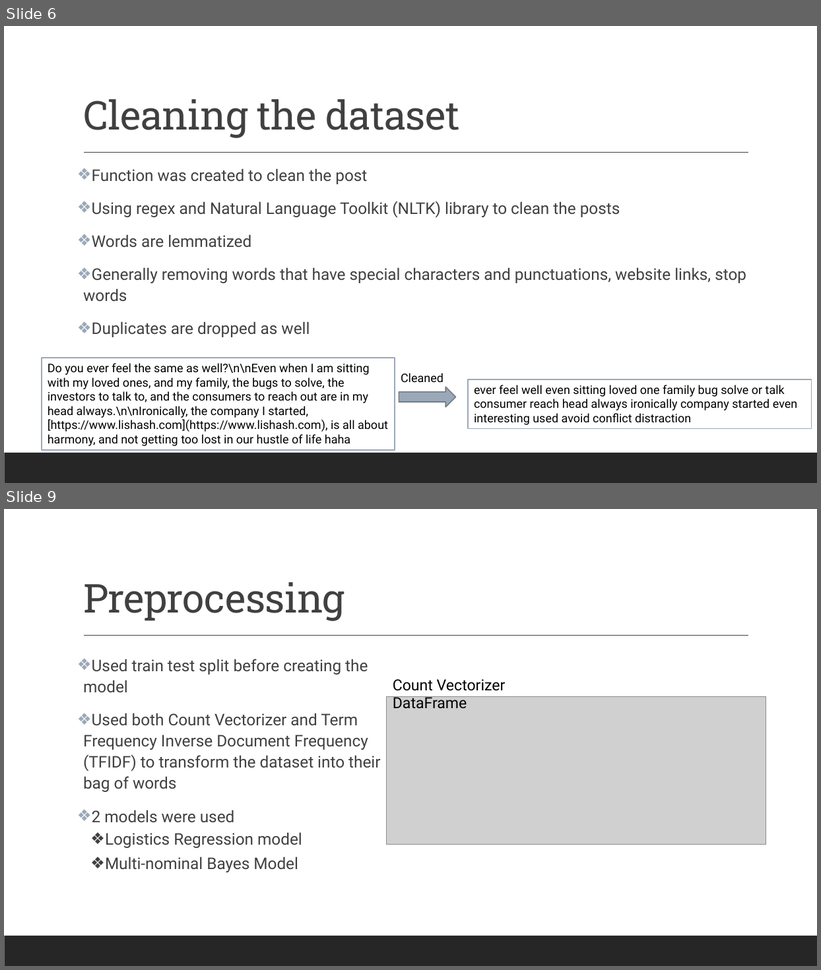
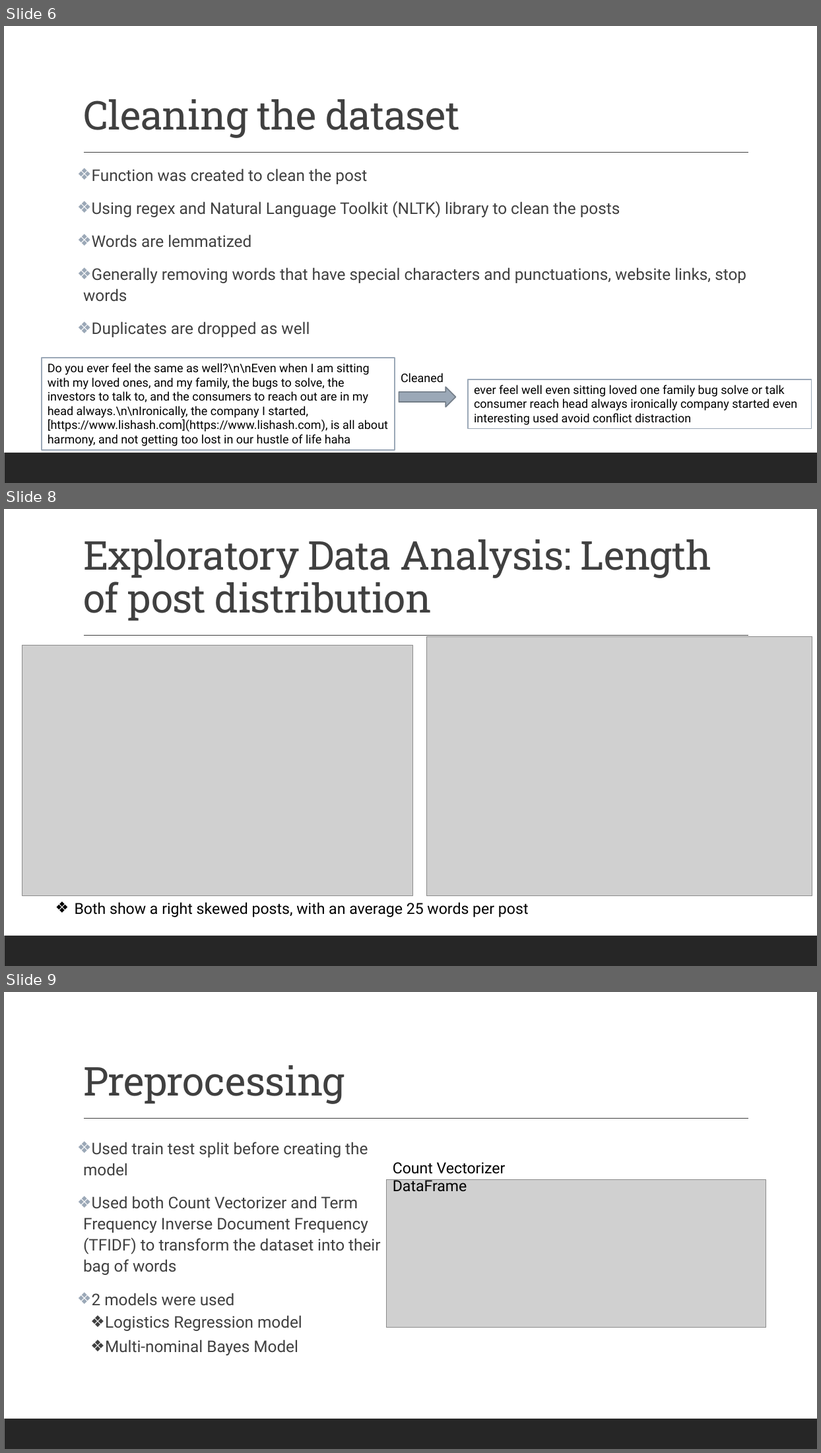
Before and after one commit to kumereshN/dsiprojects, a slide deck: project_3/Project_3_Kumeresh_Investing_vs_Entrepreneur.pptx. Shown one above the other, each under a label of ours: slides 6 and 9 before the commit, slides 6, 8 and 9 after it; the slides between them are not shown. The pictures are 821x970 and 821x1453 pixels, drawn with LibreOffice and Linux fonts; fonts in the diff are those of the drawing; grey boxes stand for pictures. Boxes give left, top, right and bottom in pixels: in the first picture for what was removed or moved away, otherwise in the second. Text is boxed around its words. In the diff, an @@ line names an element or a change of style, - is before the commit and + after.

```diff
--- a/project_3/Project_3_Kumeresh_Investing_vs_Entrepreneur.pptx
+++ b/project_3/Project_3_Kumeresh_Investing_vs_Entrepreneur.pptx
@@ slide 8 added at [4, 509, 817, 966], background #FFFFFF; not listed: 2 template elements that a slide beside it also shows @@
@@ title added at [83, 539, 712, 621], 47 pt, text #404040 @@
+Exploratory Data Analysis: Length of post distribution
@@ picture added at [22, 645, 413, 896] @@
@@ picture added at [426, 636, 812, 896] @@
@@ text added at [75, 902, 529, 918], 18 pt, text #000000 @@
+❖ Both show a right skewed posts, with an average 25 words per post
```
Also in this commit, not shown: 2 slides changed, 1 slide removed, 28 other files.
